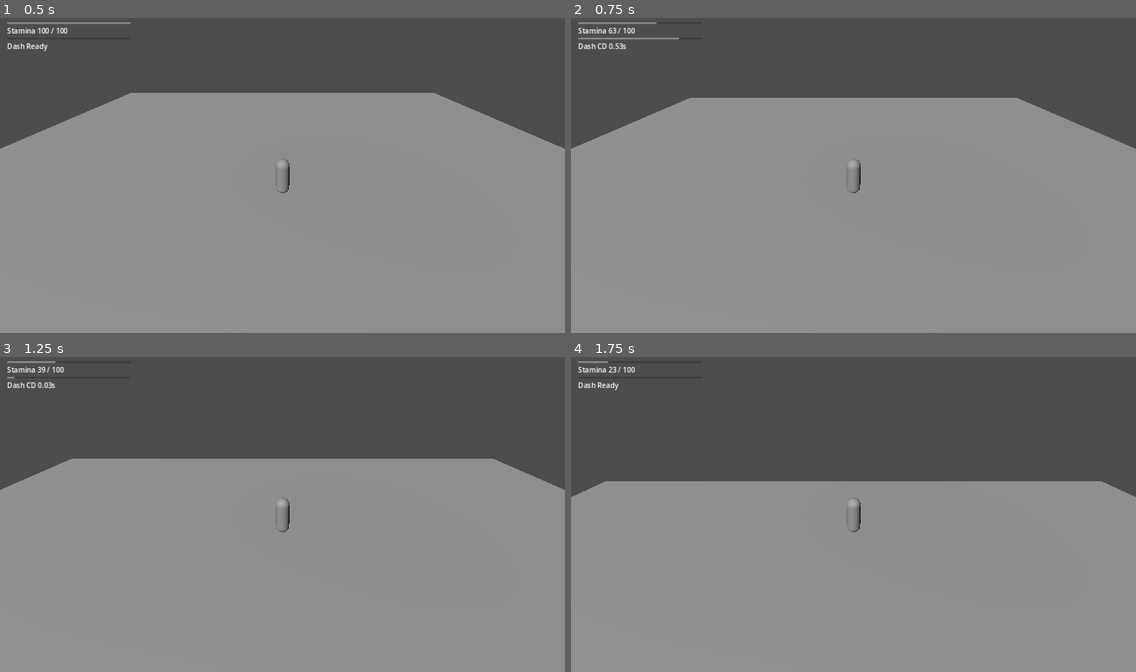
Above: before the commit, frames 1-4 (two rows, left to right).
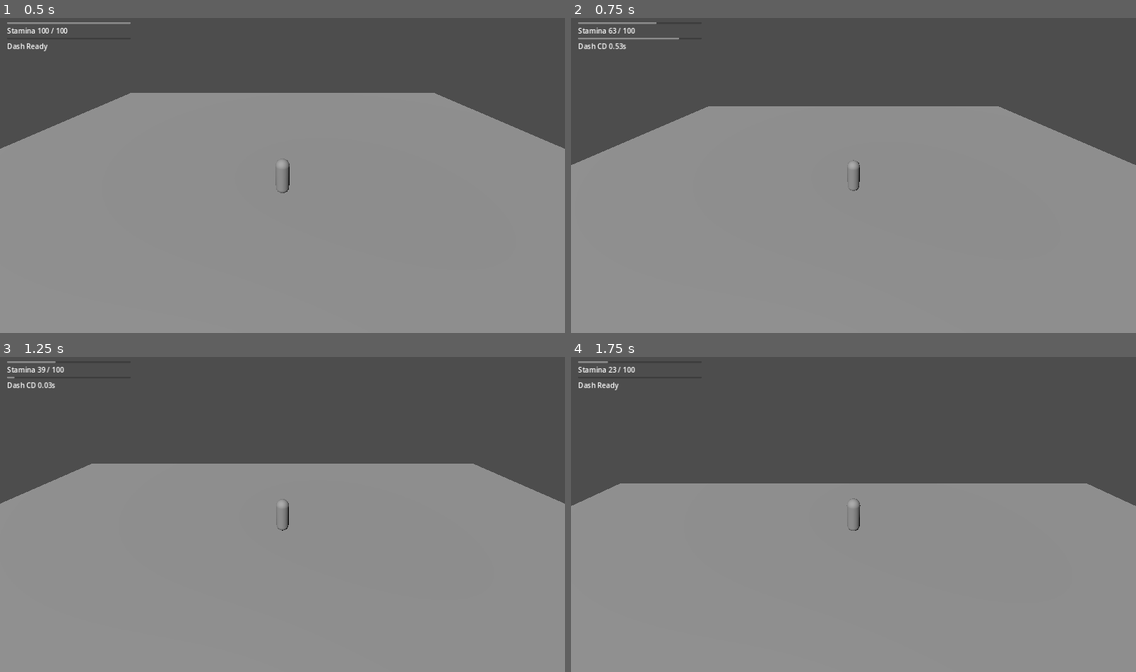
Above: after the commit, the same moments.

Repository: thegoatleroyjenkins/arpg-game
Game: Godot game, scene res://prototype3d/main_3d.tscn
Same seed, same stepped clock (60 frames per second), same inputs: the game is played once before the commit and once after it. This scene is started directly instead of the project's main scene.
Inputs (mouse positions are in pixels of both pictures, inside the frame that each line leads up to):
- Up to frame 1 (0.5 s): no input
- Up to frame 2 (0.75 s): tap Enter (ui_accept) at 0.5 s; move the mouse to (881, 172) at 0.52 s; hold W (move_up) from 0.53 s (still down); hold Shift (sprint) from 0.53 s (still down); tap Q (dash) at 0.6 s
- Up to frame 3 (1.25 s): keep holding W (move_up); keep holding Shift (sprint); tap Space (jump) at 0.77 s
- Up to frame 4 (1.75 s): keep holding W (move_up); move the mouse to (825, 514) at 1.27 s; release Shift (sprint) at 1.28 s; tap Shift (sprint) at 1.35 s; tap Space (jump) at 1.52 s; tap Q (dash) at 1.55 s

Frame 1 is identical in both runs. In frame 2, 3.9% of the frame differs, in the area x 0-100%, y 25-56%; in frame 3, 2.4%; in frame 4, 1.0%.

Commit message:
Add data-driven dynamic camera FOV response for 3D movement

Diff:
--- a/prototype3d/default_player_tuning_3d.tres
+++ b/prototype3d/default_player_tuning_3d.tres
@@ -32,3 +32,7 @@
 camera_min_distance = 5.5
 camera_max_distance = 12.0
 camera_zoom_step = 1.0
+camera_base_fov = 75.0
+camera_fov_speed_bonus = 5.5
+camera_fov_dash_bonus = 3.0
+camera_fov_smooth = 10.0
--- a/prototype3d/player_3d.gd
+++ b/prototype3d/player_3d.gd
@@ -26,6 +26,7 @@
 	look_target = global_position
 	target_camera_distance = clamp(tuning.camera_distance, tuning.camera_min_distance, tuning.camera_max_distance)
 	stamina = tuning.max_stamina
+	camera.fov = tuning.camera_base_fov
 	_emit_stamina_changed()
 	_emit_dash_cooldown_changed()
 	Input.set_mouse_mode(Input.MOUSE_MODE_CAPTURED)
@@ -134,6 +135,7 @@
 	var target_cam_pos := global_position + Vector3(0.0, tuning.camera_height, target_camera_distance)
 	pivot.global_position = pivot.global_position.lerp(target_cam_pos, delta * tuning.camera_smooth)
 	camera.look_at(global_position + Vector3(0, 1.0, 0), Vector3.UP)
+	_update_camera_fov(delta)
 
 func _is_jump_just_pressed() -> bool:
 	if InputMap.has_action(ACTION_JUMP):
@@ -157,6 +159,15 @@
 	buffered_dash_direction = Vector3.ZERO
 	_emit_dash_cooldown_changed()
 
+func _update_camera_fov(delta: float) -> void:
+	var horizontal_speed := Vector3(velocity.x, 0.0, velocity.z).length()
+	var speed_ratio := 0.0
+	if tuning.move_speed > 0.01:
+		speed_ratio = clamp(horizontal_speed / (tuning.move_speed * max(1.0, tuning.sprint_multiplier)), 0.0, 1.0)
+	var dash_bonus := tuning.camera_fov_dash_bonus if dash_time_left > 0.0 else 0.0
+	var target_fov := tuning.camera_base_fov + tuning.camera_fov_speed_bonus * speed_ratio + dash_bonus
+	camera.fov = lerpf(camera.fov, target_fov, clamp(delta * tuning.camera_fov_smooth, 0.0, 1.0))
+
 func _adjust_camera_zoom(amount: float) -> void:
 	target_camera_distance = clamp(
 		target_camera_distance + amount,
--- a/prototype3d/player_tuning_3d.gd
+++ b/prototype3d/player_tuning_3d.gd
@@ -41,3 +41,7 @@
 @export var camera_min_distance: float = 5.5
 @export var camera_max_distance: float = 12.0
 @export var camera_zoom_step: float = 1.0
+@export var camera_base_fov: float = 75.0
+@export var camera_fov_speed_bonus: float = 5.5
+@export var camera_fov_dash_bonus: float = 3.0
+@export var camera_fov_smooth: float = 10.0
Not shown, changed: README.md
